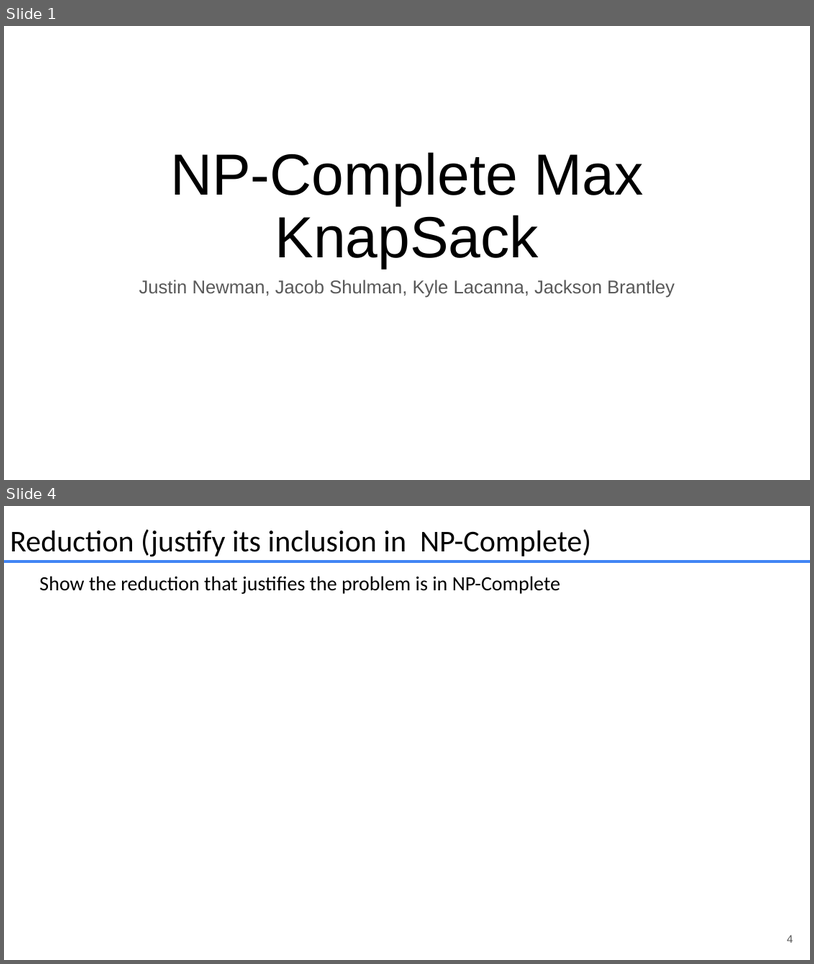
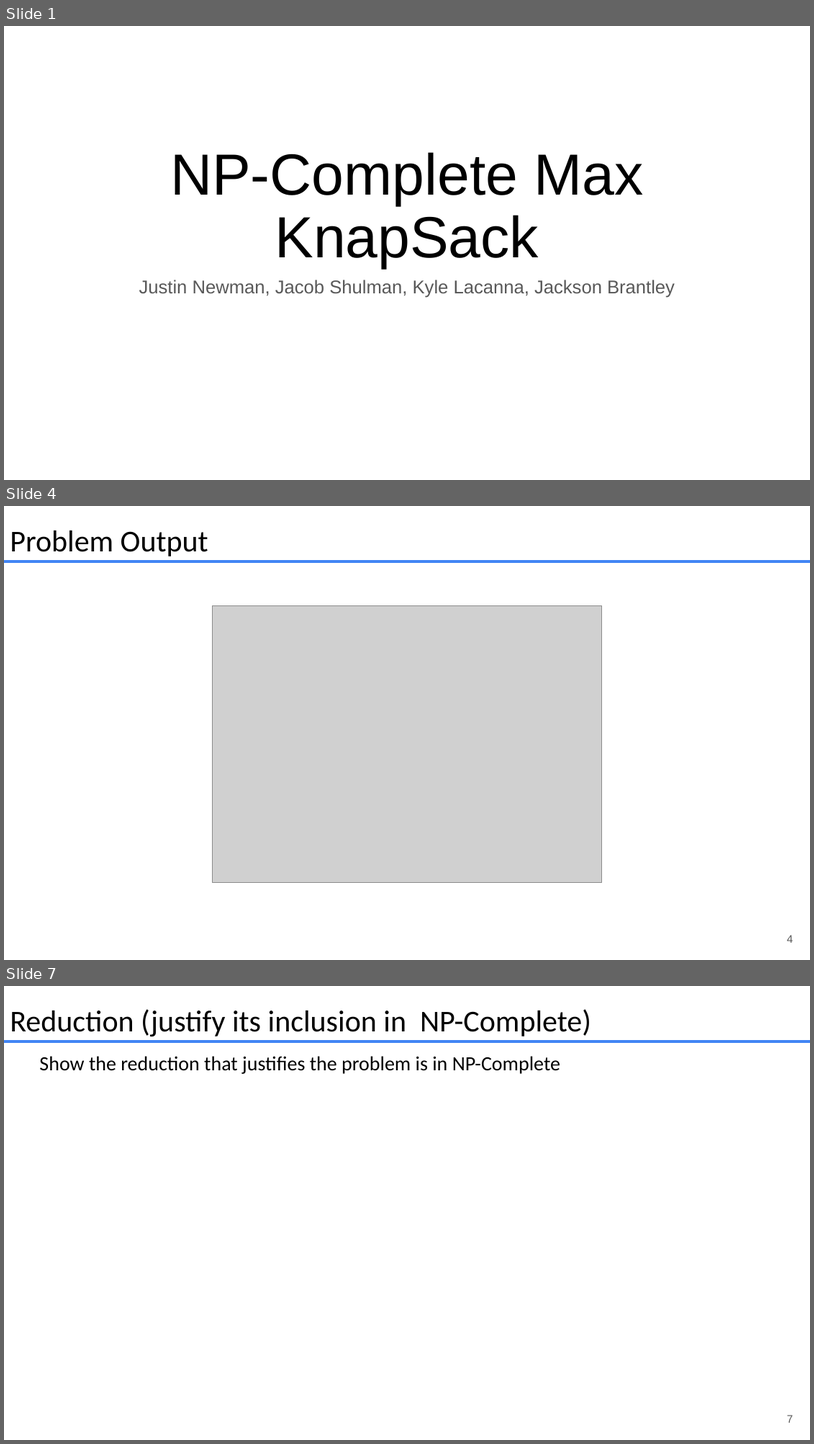
Before and after one commit to JustinMatthewNewman/cs412_FinalProject, a slide deck: presentations/problem_presentation.pptx. Shown one above the other, each under a label of ours: slides 1 and 4 before the commit, slides 1, 4 and 7 after it; the slides between them are not shown. The pictures are 814x964 and 814x1444 pixels, drawn with LibreOffice and Linux fonts; fonts in the diff are those of the drawing; grey boxes stand for pictures. Boxes give left, top, right and bottom in pixels: in the first picture for what was removed or moved away, otherwise in the second. Text is boxed around its words. In the diff, an @@ line names an element or a change of style, - is before the commit and + after.

```diff
--- a/presentations/problem_presentation.pptx
+++ b/presentations/problem_presentation.pptx
@@ slide 4 added at <box>4,506,810,960</box>, background #FFFFFF @@
@@ text added at <box>10,530,208,556</box>, 36 pt, text #000000 @@
+Problem Output
@@ line added from (4, 561) to (810, 561), #4285F4 3.75 pt @@
@@ picture added at <box>213,605,602,882</box> @@
@@ page number added at <box>787,934,793,942</box>, 13 pt, text #595959 @@
+4
@@ what was slide 4 is now slide 7 @@
@@ page number at <box>787,1414,793,1422</box>: text changed @@
-4
+7
```
Also in this commit, not shown: 4 slides changed, 3 other slides added, 1 slide removed.
